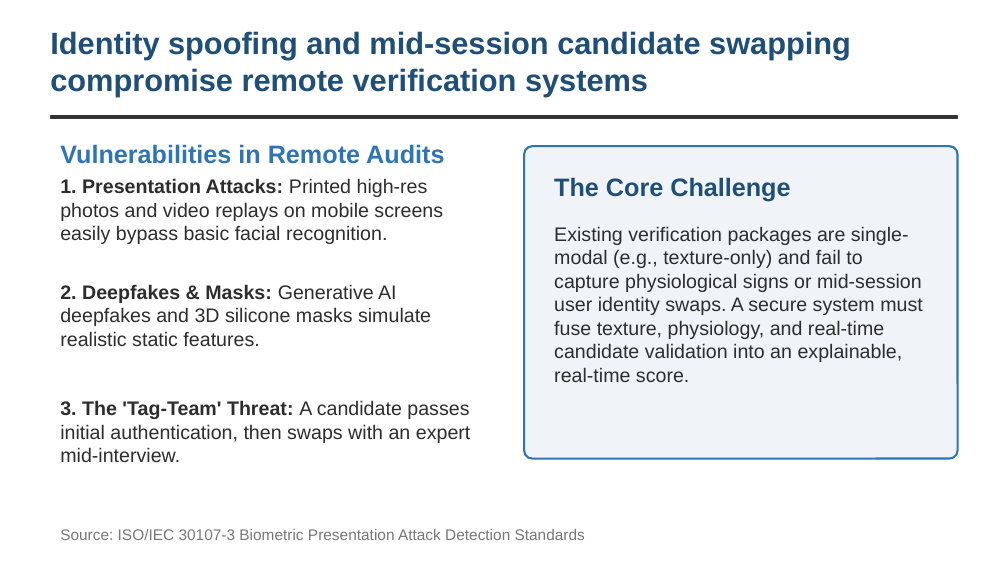
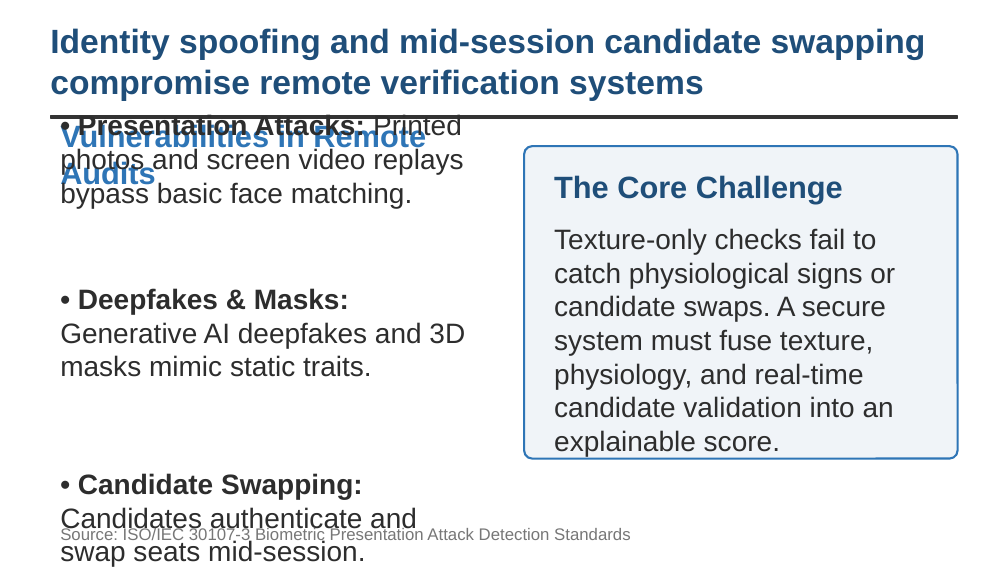
Before and after one commit to sthavirpunwatkar/SHIELD-Secure-Human-Identity-Liveness-Evaluation-Detection, a slide deck: slide 2 of SHIELD_CDAC_Project_Review.pptx. Drawn at 1008x567 pixels with LibreOffice and Linux fonts; fonts in the diff are those of the drawing. Boxes give left, top, right and bottom in pixels: in the first picture for what was removed or moved away, otherwise in the second. Text is boxed around its words. In the diff, an @@ line names an element or a change of style, - is before the commit and + after.

Commit message:
Update CDAC presentation slide script font sizes, text constraints, and fix widget test assertions

```diff
--- a/SHIELD_CDAC_Project_Review.pptx
+++ b/SHIELD_CDAC_Project_Review.pptx
@@ text "Identity spoofing and mid-session candidate ..." at (x1=50, y1=28, x2=926, y2=101): size 22 to 24 pt @@
@@ text at (x1=60, y1=114, x2=465, y2=566): text changed; size 14 to 20 pt @@
-1. Presentation Attacks: Printed high-res photos and video replays on mobile screens easily bypass basic facial recognition.
-2. Deepfakes & Masks: Generative AI deepfakes and 3D silicone masks simulate realistic static features.
-3. The 'Tag-Team' Threat: A candidate passes initial authentication, then swaps with an expert mid-interview.
+• Presentation Attacks: Printed photos and screen video replays bypass basic face matching.
+• Deepfakes & Masks: Generative AI deepfakes and 3D masks mimic static traits.
+• Candidate Swapping: Candidates authenticate and swap seats mid-session.
@@ text "Vulnerabilities in Remote Audits" at (x1=60, y1=123, x2=426, y2=190): size 18 to 22 pt @@
@@ text "The Core Challenge" at (x1=554, y1=175, x2=843, y2=204): size 18 to 22 pt @@
@@ text at (x1=554, y1=228, x2=895, y2=456): text changed; size 14 to 20 pt @@
-Existing verification packages are single-modal (e.g., texture-only) and fail to capture physiological signs or mid-session user identity swaps. A secure system must fuse texture, physiology, and real-time candidate validation into an explainable, real-time score.
+Texture-only checks fail to catch physiological signs or candidate swaps. A secure system must fuse texture, physiology, and real-time candidate validation into an explainable score.
@@ text "Source: ISO/IEC 30107-3 Biometric Presentation ..." at (x1=60, y1=527, x2=630, y2=545): size 11 to 12 pt @@
```
Also in this commit, not shown: 9 other slides changed, 2 other files.
